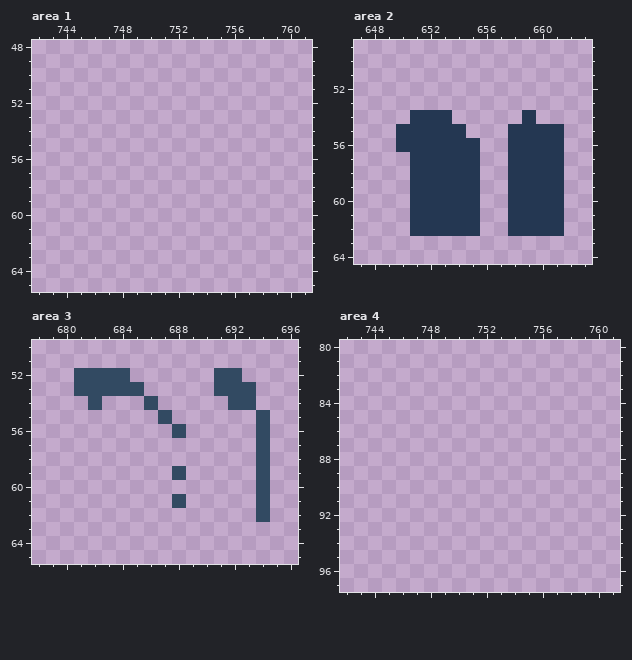
Pixel-art file -- img/sprite_sheet.aseprite. The picture above was drawn from the file before the commit.
768x320 pixels, 1 frame. Pixels under 10% opacity are left out. Colours within 5 levels of each other are drawn and written as one. Shown: area 1: x 742..761, y 48..65; area 2: x 647..663, y 49..64; area 3: x 678..696, y 50..65; area 4: x 742..761, y 80..97. The commit also changed other parts of the picture, which this record leaves out.
After the commit:
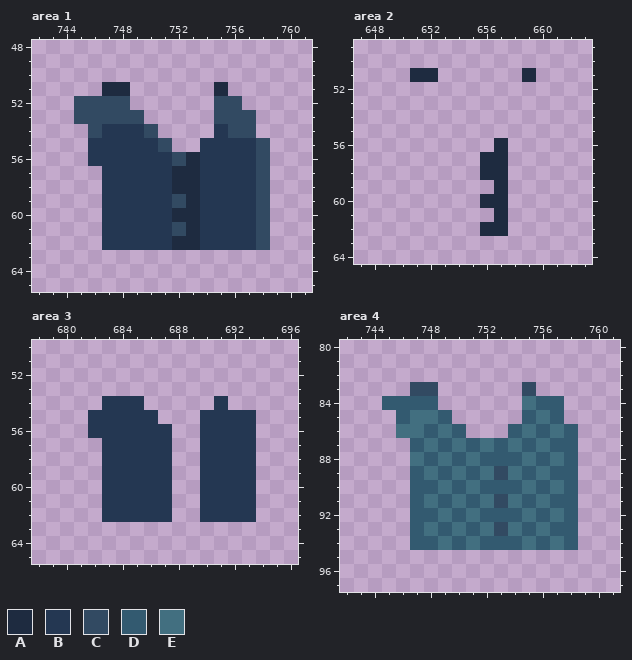
Palette (. is transparent): A #1e2b40  B #243752  C #324a62  D #335a70  E #426f80
The edit:
--- area 1, layer "Layer 1"
@@ x 742..761 @@
 50 ....................
-51 ....................
-52 ....................
-53 ....................
-54 ....................
-55 ....................
-56 ....................
-57 ....................
-58 ....................
-59 ....................
-60 ....................
-61 ....................
-62 ....................
+51 .....AA......A......
+52 ...CCCC......CC.....
+53 ...CCCCC.....CCC....
+54 ....CBBBC....BCC....
+55 ....BBBBBC..BBBBC...
+56 ....BBBBBBCABBBBC...
+57 .....BBBBBAABBBBC...
+58 .....BBBBBAABBBBC...
+59 .....BBBBBCABBBBC...
+60 .....BBBBBAABBBBC...
+61 .....BBBBBCABBBBC...
+62 .....BBBBBAABBBBC...
 63 ....................
--- area 2, layer "Layer 1"
@@ x 647..663 @@
 50 .................
-51 .................
+51 ....AA......A....
 52 .................
 53 .................
-54 ....BBB.....B....
-55 ...BBBBB...BBBB..
-56 ...BBBBBB..BBBB..
-57 ....BBBBB..BBBB..
-58 ....BBBBB..BBBB..
-59 ....BBBBB..BBBB..
-60 ....BBBBB..BBBB..
-61 ....BBBBB..BBBB..
-62 ....BBBBB..BBBB..
+54 .................
+55 .................
+56 ..........A......
+57 .........AA......
+58 .........AA......
+59 ..........A......
+60 .........AA......
+61 ..........A......
+62 .........AA......
 63 .................
--- area 3, layer "Layer 1"
@@ x 678..696 @@
 51 ...................
-52 ...CCCC......CC....
-53 ...CCCCC.....CCC...
-54 ....C...C.....CC...
-55 .........C......C..
-56 ..........C.....C..
-57 ................C..
-58 ................C..
-59 ..........C.....C..
-60 ................C..
-61 ..........C.....C..
-62 ................C..
+52 ...................
+53 ...................
+54 .....BBB.....B.....
+55 ....BBBBB...BBBB...
+56 ....BBBBBB..BBBB...
+57 .....BBBBB..BBBB...
+58 .....BBBBB..BBBB...
+59 .....BBBBB..BBBB...
+60 .....BBBBB..BBBB...
+61 .....BBBBB..BBBB...
+62 .....BBBBB..BBBB...
 63 ...................
--- area 4, layer "Layer 1"
@@ x 742..761 @@
 82 ....................
-83 ....................
-84 ....................
-85 ....................
-86 ....................
-87 ....................
-88 ....................
-89 ....................
-90 ....................
-91 ....................
-92 ....................
-93 ....................
-94 ....................
+83 .....CC......C......
+84 ...DDDD......EDD....
+85 ....DEED.....DED....
+86 ....EEDED...DEDED...
+87 .....DEDEDEDEDEDD...
+88 .....EDEDEDDDEDED...
+89 .....DEDEDECEDEDD...
+90 .....DDEDEDDDEDED...
+91 .....DEDEDECEDEDD...
+92 .....DDEDEDDDEDED...
+93 .....DEDEDECEDEDD...
+94 .....DDEDEDDDEDED...
 95 ....................
